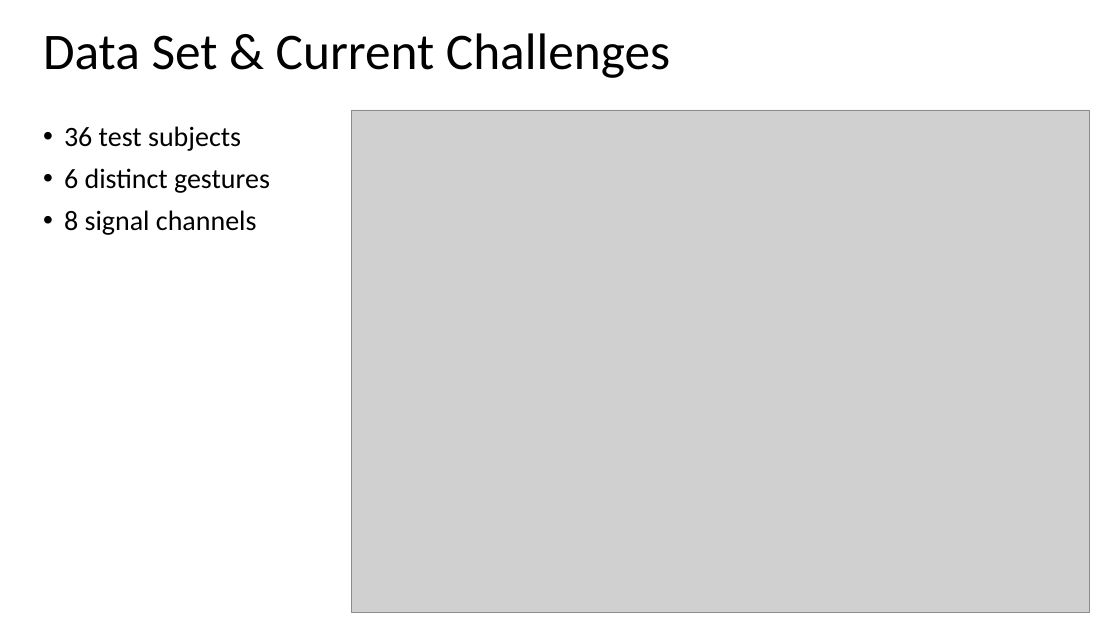
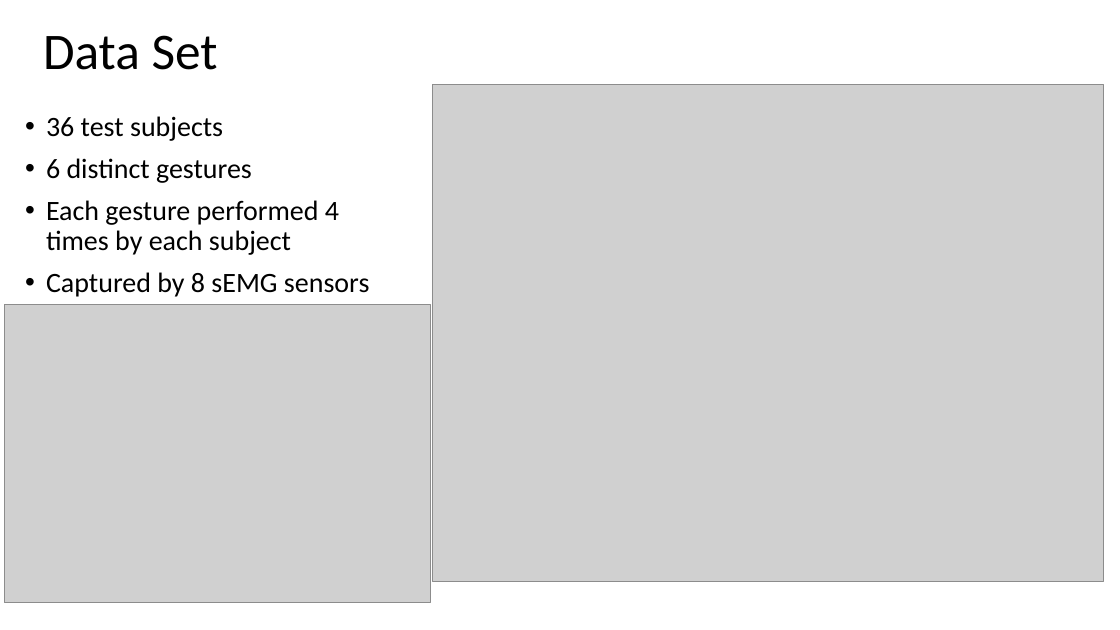
Before and after one commit to samvoisin/TDAforGesturePredictionsEMG, a slide deck: slide 7 of midway_progress/midway_pres.pptx (slide 5 before the commit). Drawn at 1120x630 pixels with LibreOffice and Linux fonts; fonts in the diff are those of the drawing; grey boxes stand for pictures. Boxes give left, top, right and bottom in pixels: in the first picture for what was removed or moved away, otherwise in the second. Text is boxed around its words. In the diff, an @@ line names an element or a change of style, - is before the commit and + after.

```diff
--- a/midway_progress/midway_pres.pptx
+++ b/midway_progress/midway_pres.pptx
@@ text at (43, 35, 218, 70): text changed @@
-Data Set & Current Challenges
+Data Set
@@ picture: place and size @@
-picture at (352, 110, 1090, 613)
+picture at (433, 84, 1104, 581)
@@ text "36 test subjects": place and size @@
-text "36 test subjects" at (64, 126, 270, 235)
+text "36 test subjects" at (46, 116, 370, 297)
@@ text at (46, 200, 370, 297): text changed @@
-• 8 signal channels
+• Each gesture performed 4 times by each subject
+• Captured by 8 sEMG sensors
@@ picture added at (4, 304, 430, 602) @@
```
Also in this commit, not shown: 3 other slides changed, 4 slides added, 12 other files.
